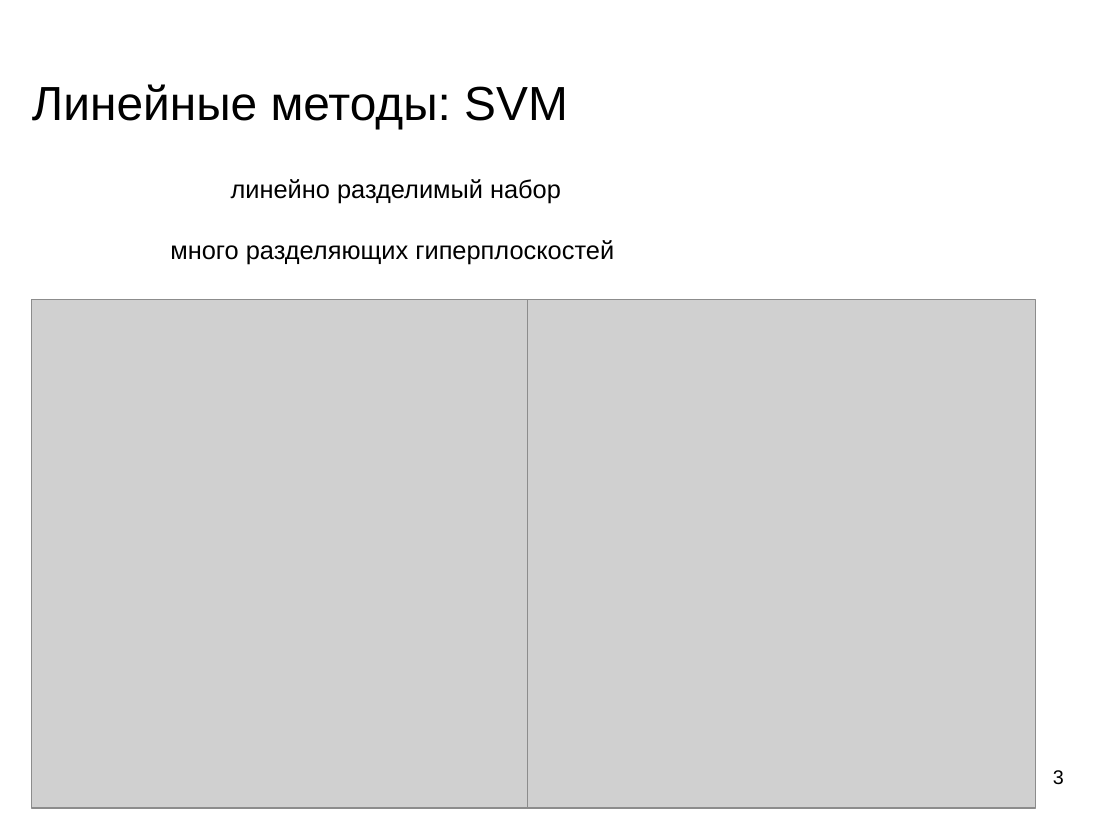
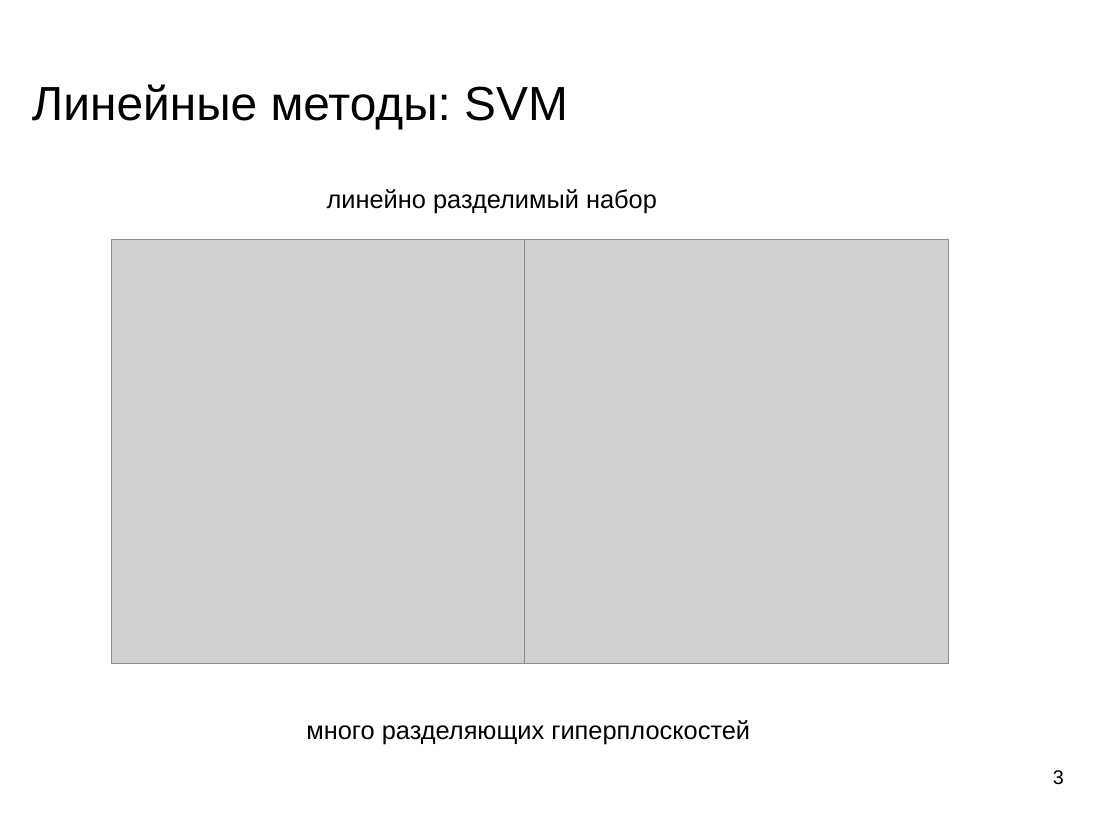
Before and after one commit to mechanoid5/ml_lectorium_2024_I, a slide deck: slide 3 of 15-svm.odp. Drawn at 1120x840 pixels with LibreOffice and Linux fonts; fonts in the diff are those of the drawing; grey boxes stand for pictures; background and template pictures are left out. Boxes give left, top, right and bottom in pixels: in the first picture for what was removed or moved away, otherwise in the second. Text is boxed around its words. In the diff, an @@ line names an element or a change of style, - is before the commit and + after.

```diff
--- a/15-svm.odp
+++ b/15-svm.odp
@@ text "линейно разделимый набор": place and size @@
-text "линейно разделимый набор" at <box>170,179,614,264</box>
+text "линейно разделимый набор" at <box>327,189,657,214</box>
@@ picture: place and size @@
-picture at <box>32,300,540,808</box>
+picture at <box>112,240,536,664</box>
@@ text at <box>170,240,614,264</box>: paragraph removed @@
-много разделяющих гиперплоскостей
@@ picture: place and size @@
-picture at <box>528,300,1037,808</box>
+picture at <box>524,240,948,664</box>
@@ text added at <box>306,720,750,744</box>, 18 pt, text #000000 @@
+много разделяющих гиперплоскостей
```
Also in this commit, not shown: 2 other slides changed, 7 other files.
